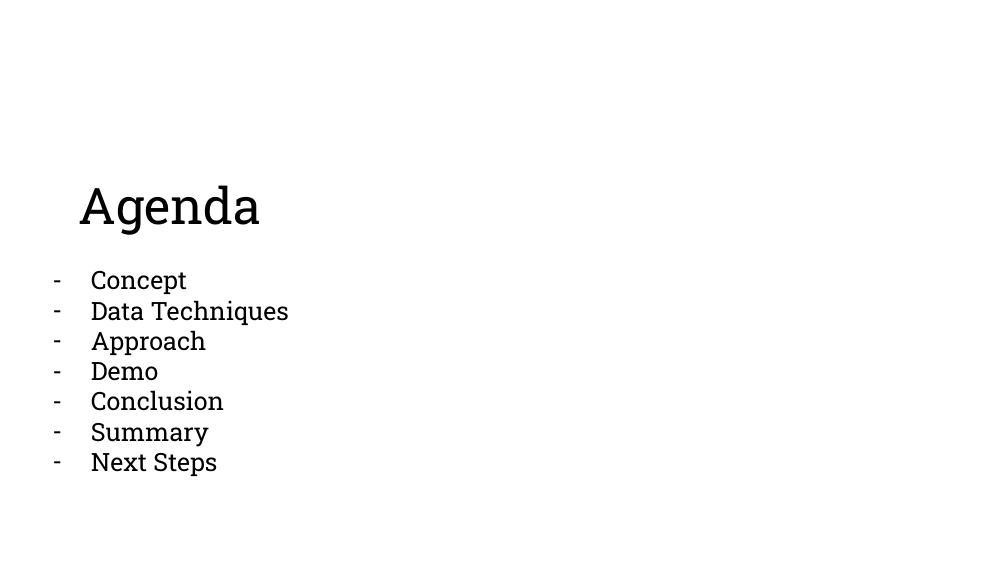
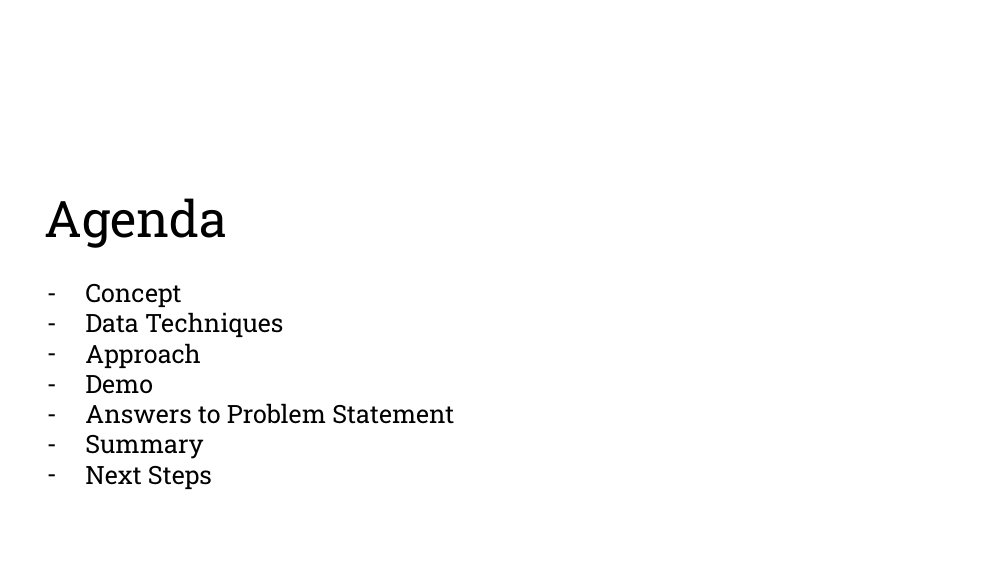
Before and after one commit to dannynday/group-project-1, a slide deck: slide 2 of Dashing Crypto presentation.pptx. Drawn at 1008x567 pixels with LibreOffice and Linux fonts; fonts in the diff are those of the drawing; background and template pictures are left out. Boxes give left, top, right and bottom in pixels: in the first picture for what was removed or moved away, otherwise in the second. Text is boxed around its words. In the diff, an @@ line names an element or a change of style, - is before the commit and + after.

Commit message:
powerpoint

```diff
--- a/Dashing Crypto presentation.pptx
+++ b/Dashing Crypto presentation.pptx
@@ title "Agenda": place and size @@
-title "Agenda" at (79,185,262,235)
+title "Agenda" at (44,198,227,248)
@@ text "Concept": place and size @@
-text "Concept" at (91,271,289,476)
+text "Concept" at (85,284,454,489)
@@ text at (85,403,454,424): text changed @@
-– Conclusion
+– Answers to Problem Statement
```
Also in this commit, not shown: 1 other slide changed.
